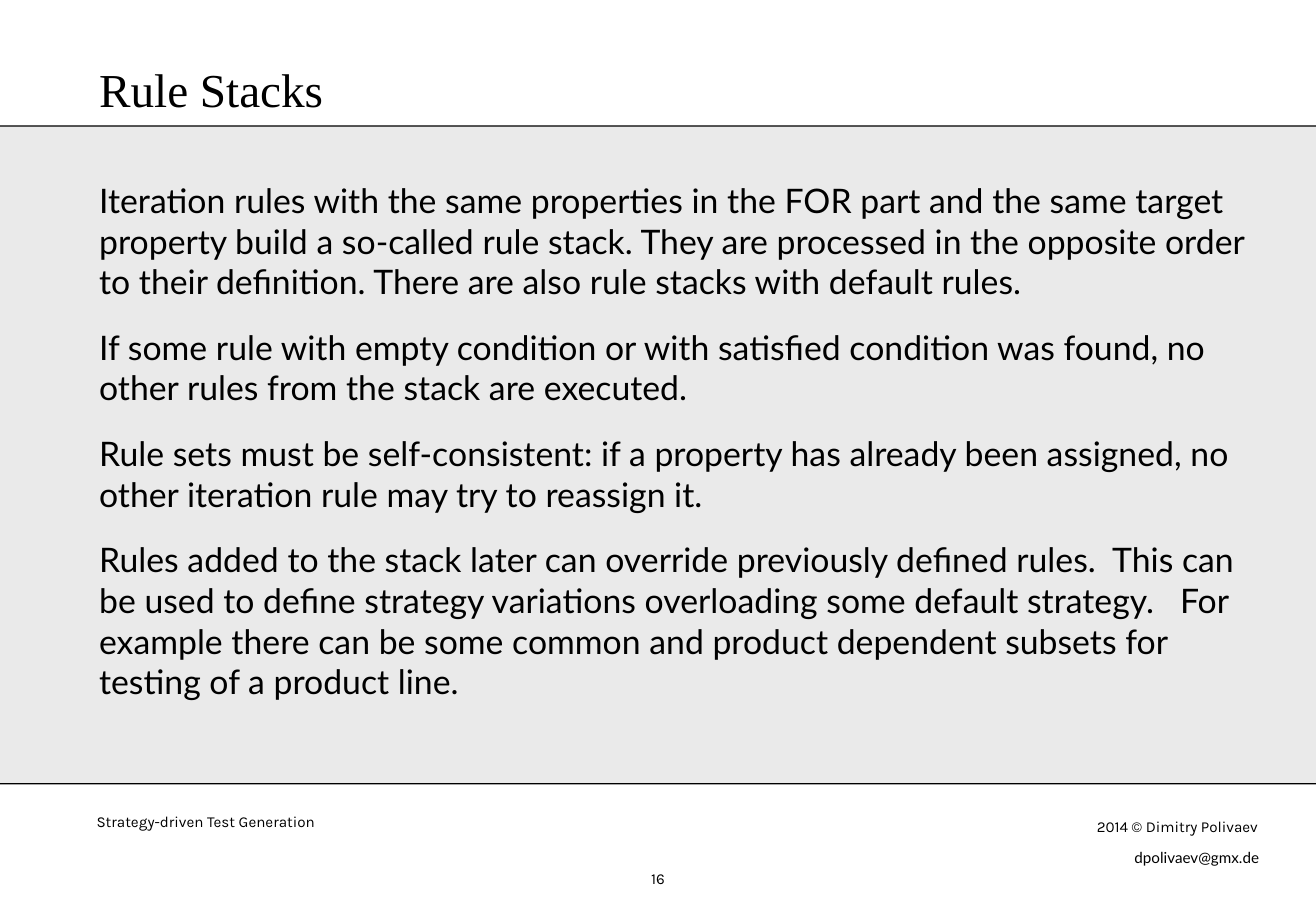
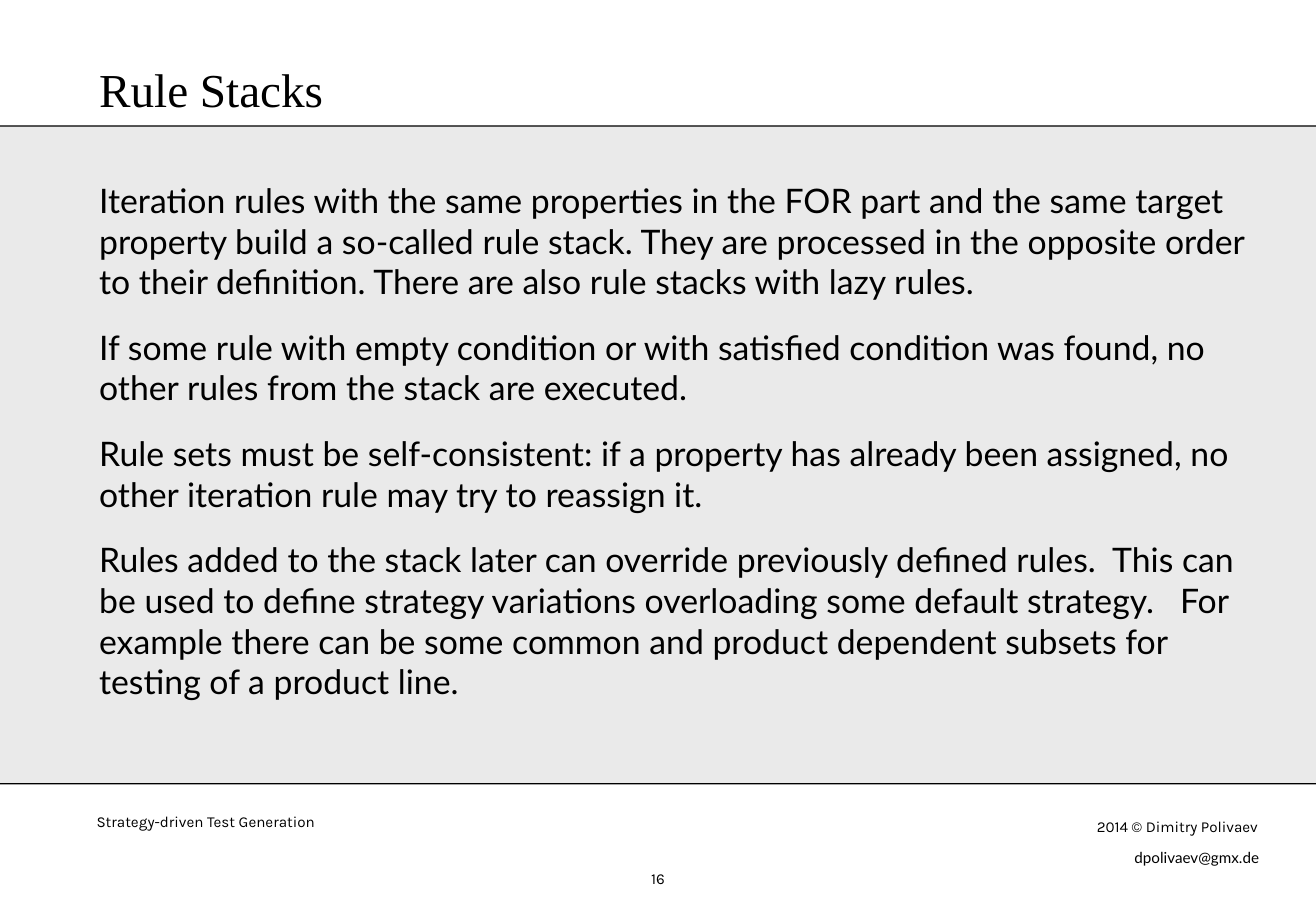
Before and after one commit to dpolivaev/test-generation, a slide deck: slide 16 of doc/StrategyDrivenTestGeneration-demo.odp. Drawn at 1316x911 pixels with LibreOffice and Linux fonts; fonts in the diff are those of the drawing. Boxes give left, top, right and bottom in pixels: in the first picture for what was removed or moved away, otherwise in the second. Text is boxed around its words. In the diff, an @@ line names an element or a change of style, - is before the commit and + after.

Commit message:
use keyword "lazy" instead of "default" for rules in presentations

```diff
--- a/doc/StrategyDrivenTestGeneration-demo.odp
+++ b/doc/StrategyDrivenTestGeneration-demo.odp
@@ text at box(99, 188, 1245, 300): text changed @@
-Iteration rules with the same properties in the FOR part and the same target property build a so-called rule stack. They are processed in the opposite order to their definition. There are also rule stacks with default rules.
+Iteration rules with the same properties in the FOR part and the same target property build a so-called rule stack. They are processed in the opposite order to their definition. There are also rule stacks with lazy rules.
```
Also in this commit, not shown: 2 other slides changed, 1 other file.
